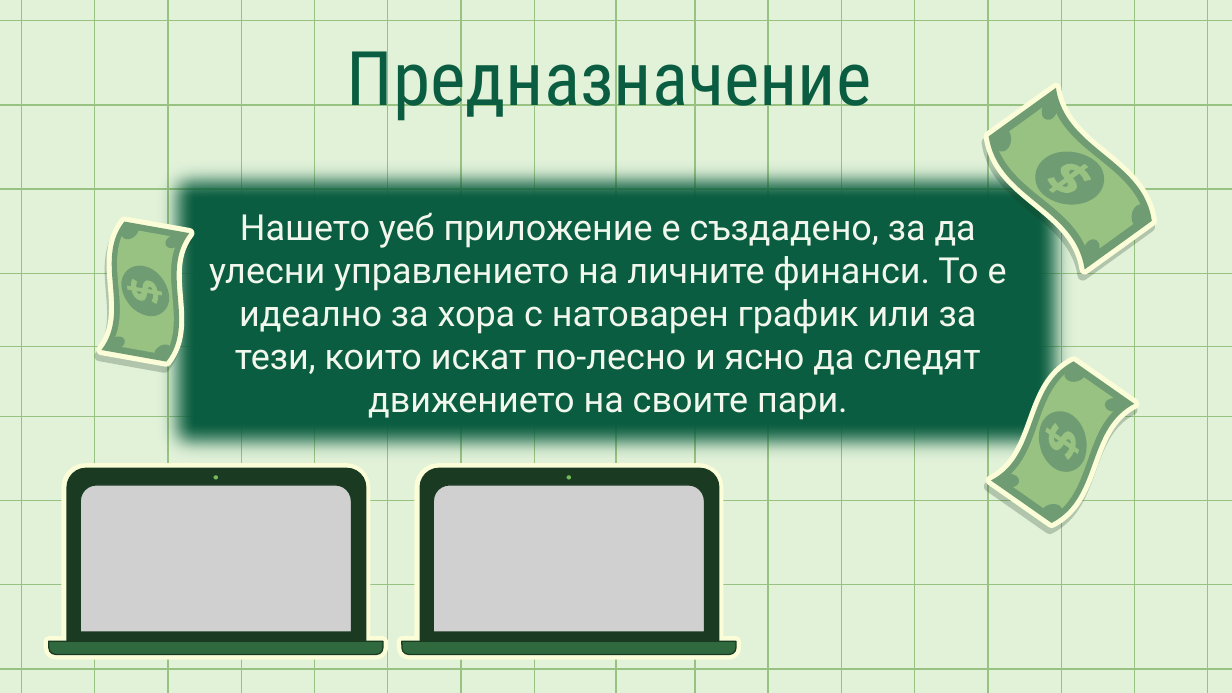
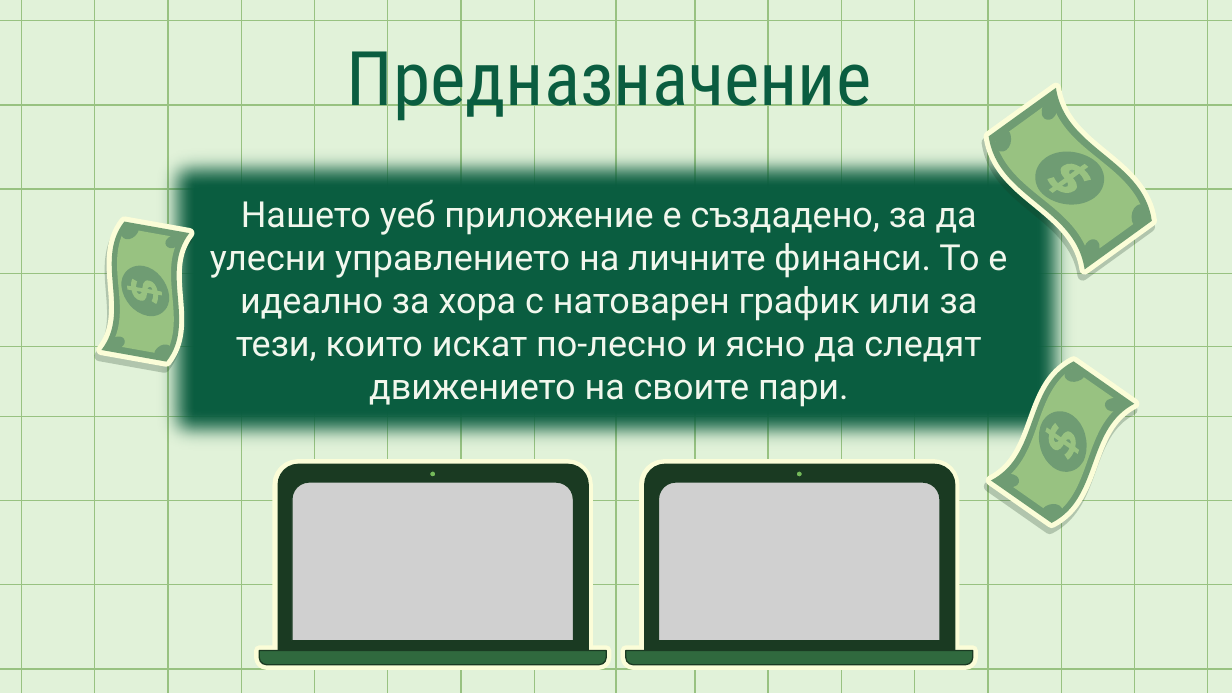
Before and after one commit to velislav088/TimeWallet, a slide deck: slide 3 of TimeWallet(Assets)/TimeWallet(презентация).pptx. Drawn at 1232x693 pixels with LibreOffice and Linux fonts; fonts in the diff are those of the drawing; grey boxes stand for pictures. Boxes give left, top, right and bottom in pixels: in the first picture for what was removed or moved away, otherwise in the second. Text is boxed around its words. In the diff, an @@ line names an element or a change of style, - is before the commit and + after.

```diff
--- a/TimeWallet(Assets)/TimeWallet(презентация).pptx
+++ b/TimeWallet(Assets)/TimeWallet(презентация).pptx
@@ rectangle: place and size @@
-rectangle at [148, 153, 1084, 471]
+rectangle at [148, 140, 1084, 458]
@@ subtitle "Нашето уеб приложение е създадено, ...": place and size @@
-subtitle "Нашето уеб приложение е създадено, ..." at [209, 212, 1007, 420]
+subtitle "Нашето уеб приложение е създадено, ..." at [210, 199, 1007, 407]
@@ round same rect: place and size @@
-round same rect at [67, 468, 365, 641]
+round same rect at [277, 464, 588, 650]
@@ round same rect: place and size @@
-round same rect at [67, 468, 365, 641]
+round same rect at [278, 464, 589, 650]
@@ ellipse: place and size @@
-ellipse at [213, 474, 219, 480]
+ellipse at [430, 471, 436, 477]
@@ round same rect: place and size @@
-round same rect at [420, 468, 718, 641]
+round same rect at [644, 464, 955, 650]
@@ round same rect: place and size @@
-round same rect at [420, 468, 718, 641]
+round same rect at [644, 464, 955, 650]
@@ ellipse: place and size @@
-ellipse at [565, 474, 572, 480]
+ellipse at [796, 471, 802, 477]
@@ picture: place and size @@
-picture at [80, 485, 351, 633]
+picture at [292, 482, 574, 641]
@@ picture: place and size @@
-picture at [434, 485, 705, 633]
+picture at [659, 482, 941, 641]
@@ round same rect: place and size @@
-round same rect at [49, 641, 383, 654]
+round same rect at [259, 650, 606, 665]
@@ round same rect: place and size @@
-round same rect at [49, 641, 383, 654]
+round same rect at [259, 650, 606, 665]
@@ round same rect: place and size @@
-round same rect at [402, 641, 736, 654]
+round same rect at [626, 650, 973, 665]
@@ round same rect: place and size @@
-round same rect at [402, 641, 736, 654]
+round same rect at [626, 650, 973, 665]
```
Also in this commit, not shown: 4 other slides changed, 6 other files.
